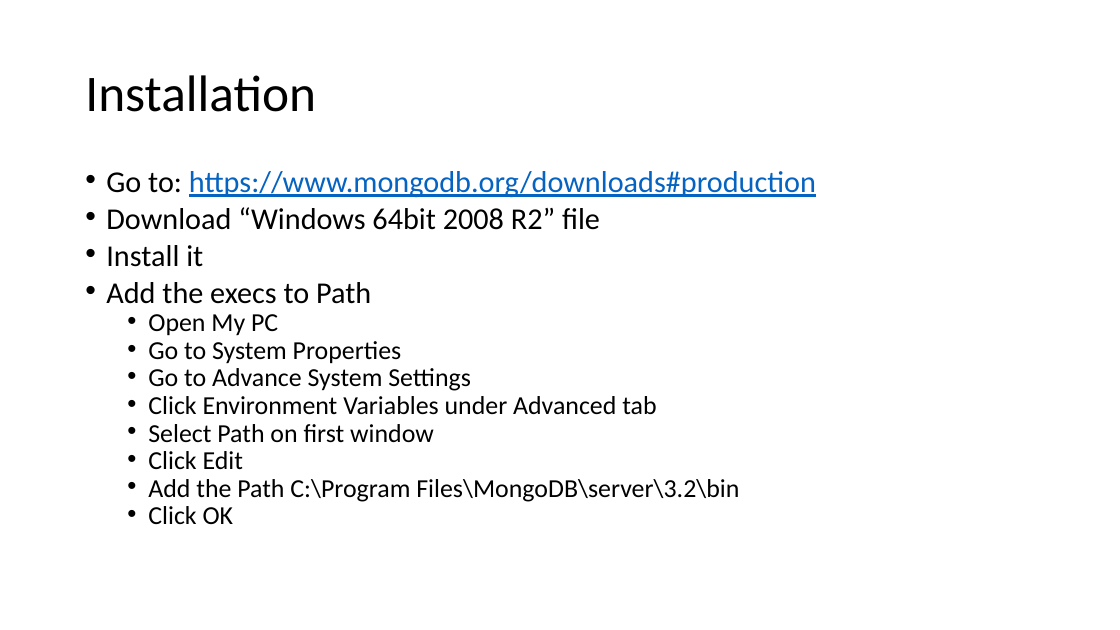
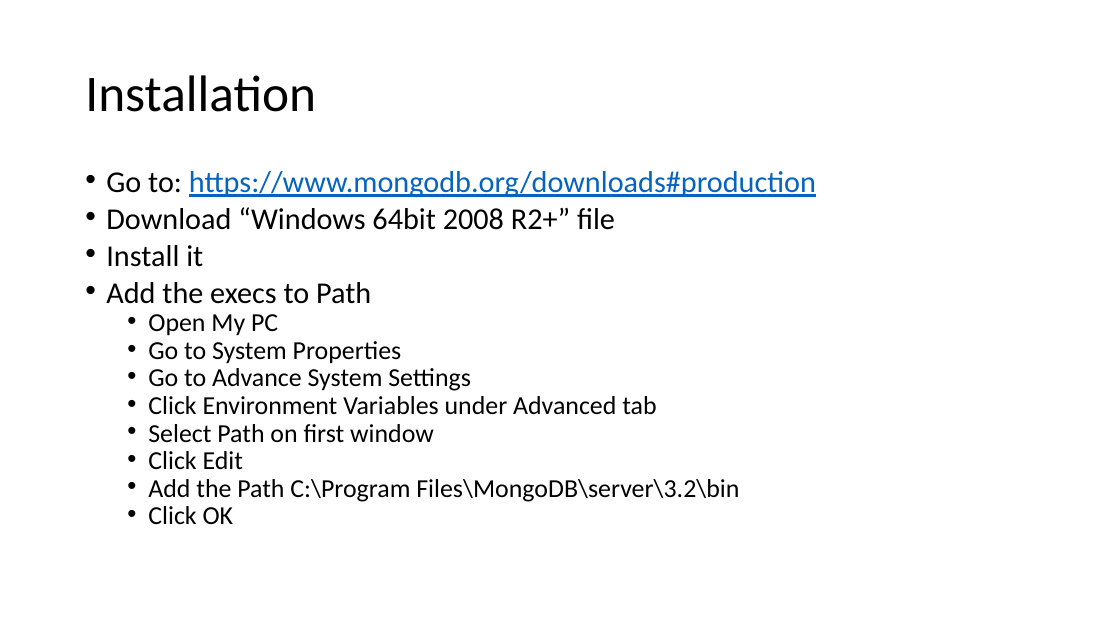
Before and after one commit to jce-il/se-class, a slide deck: slide 2 of tirgul/Install MongoDB.pptx. Drawn at 1120x630 pixels with LibreOffice and Linux fonts; fonts in the diff are those of the drawing. Boxes give left, top, right and bottom in pixels: in the first picture for what was removed or moved away, otherwise in the second. Text is boxed around its words. In the diff, an @@ line names an element or a change of style, - is before the commit and + after.

Commit message:
fixed typo in install mongo pres

```diff
--- a/tirgul/Install MongoDB.pptx
+++ b/tirgul/Install MongoDB.pptx
@@ text at [106, 207, 615, 230]: text changed @@
-• Download “Windows 64bit 2008 R2” file
+• Download “Windows 64bit 2008 R2+” file
```
Also in this commit, not shown: 1 other file.
